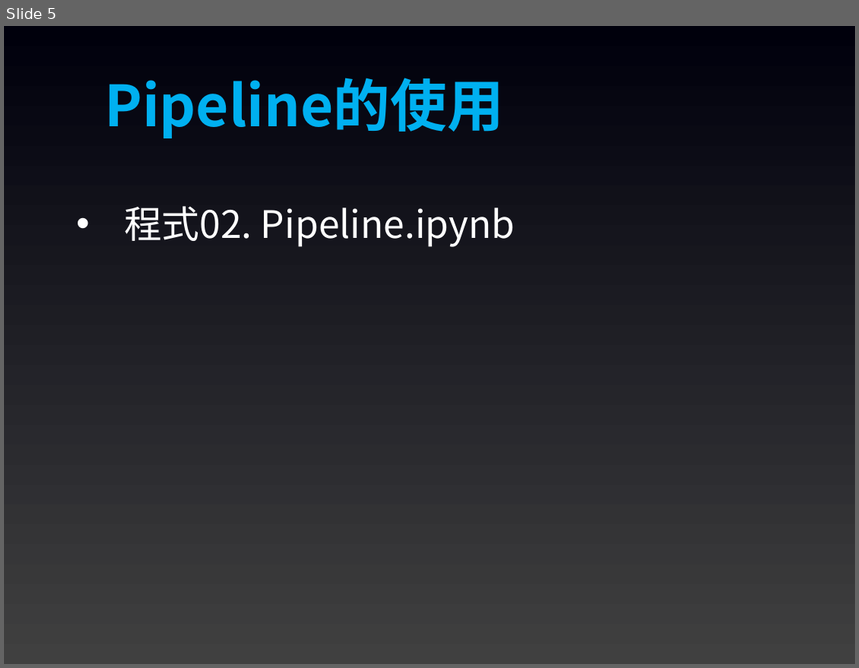
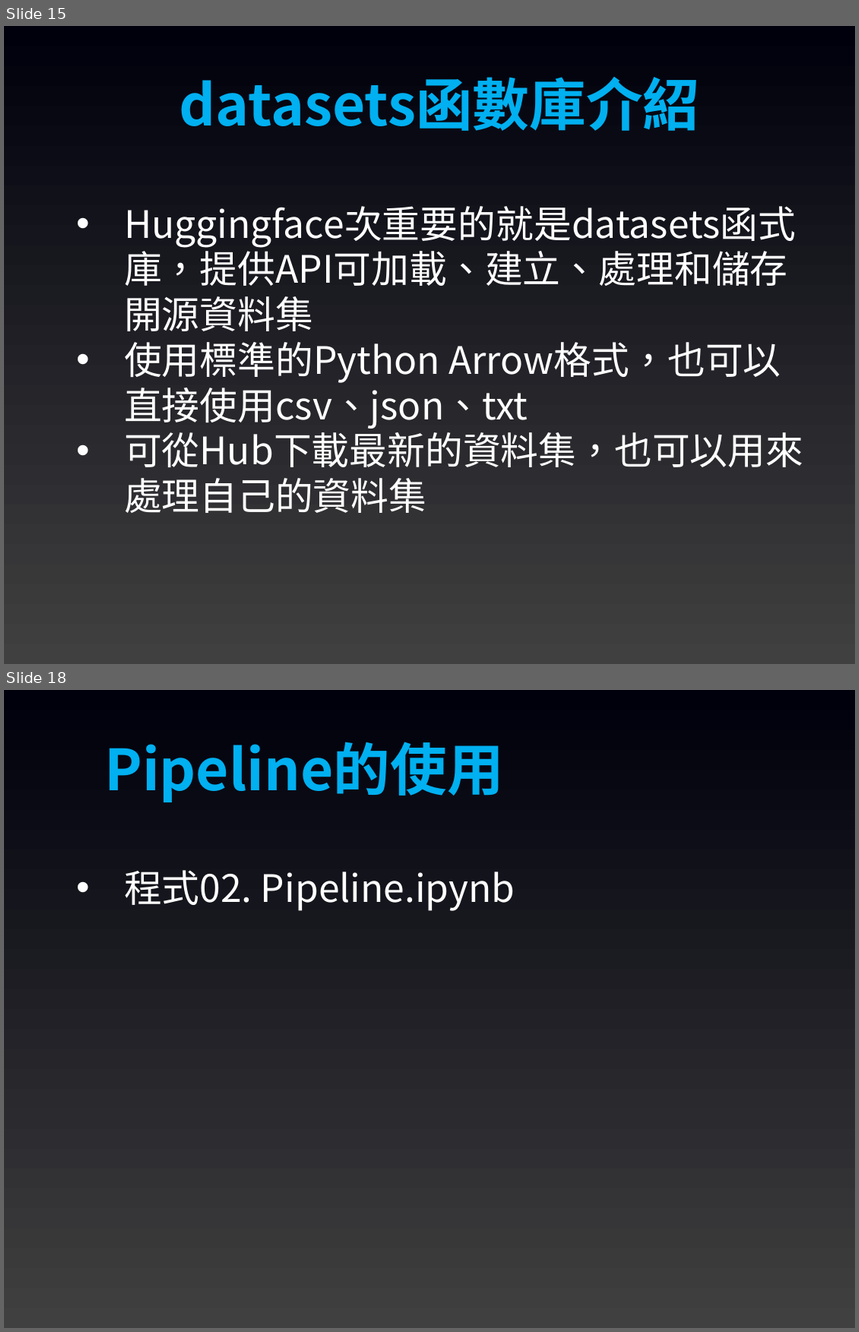
Before and after one commit to joshhu/mustllm20242nd, a slide deck: Slides/Week03/02：Transformers函數庫.pptx. Shown one above the other, each under a label of ours: slide 5 before the commit, slides 15 and 18 after it; the slides between them are not shown. The pictures are 859x668 and 859x1332 pixels, drawn with LibreOffice and Linux fonts; fonts in the diff are those of the drawing. Boxes give left, top, right and bottom in pixels: in the first picture for what was removed or moved away, otherwise in the second. Text is boxed around its words. In the diff, an @@ line names an element or a change of style, - is before the commit and + after.

```diff
--- a/Slides/Week03/02：Transformers函數庫.pptx
+++ b/Slides/Week03/02：Transformers函數庫.pptx
@@ slide 15 added at (4,26,855,664), background gradient #404040 to #00000C @@
@@ text added at (180,77,700,131), 48 pt, text #00B0F0, bold @@
+datasets函數庫介紹
@@ text added at (124,245,804,513), 32 pt, text #FFFFFF @@
+• Huggingface次重要的就是datasets函式庫，提供API可加載、建立、處理和儲存開源資料集
+• 使用標準的Python Arrow格式，也可以直接使用csv、json、txt
+• 可從Hub下載最新的資料集，也可以用來處理自己的資料集
@@ what was slide 5 is now slide 18 @@
```
Also in this commit, not shown: 5 slides changed, 12 other slides added, 7 other files.
